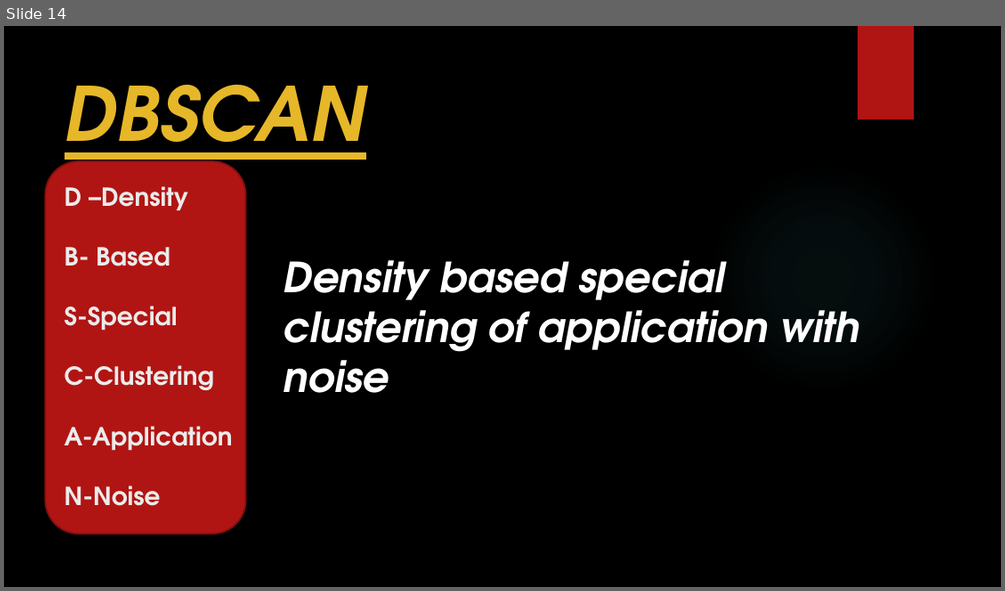
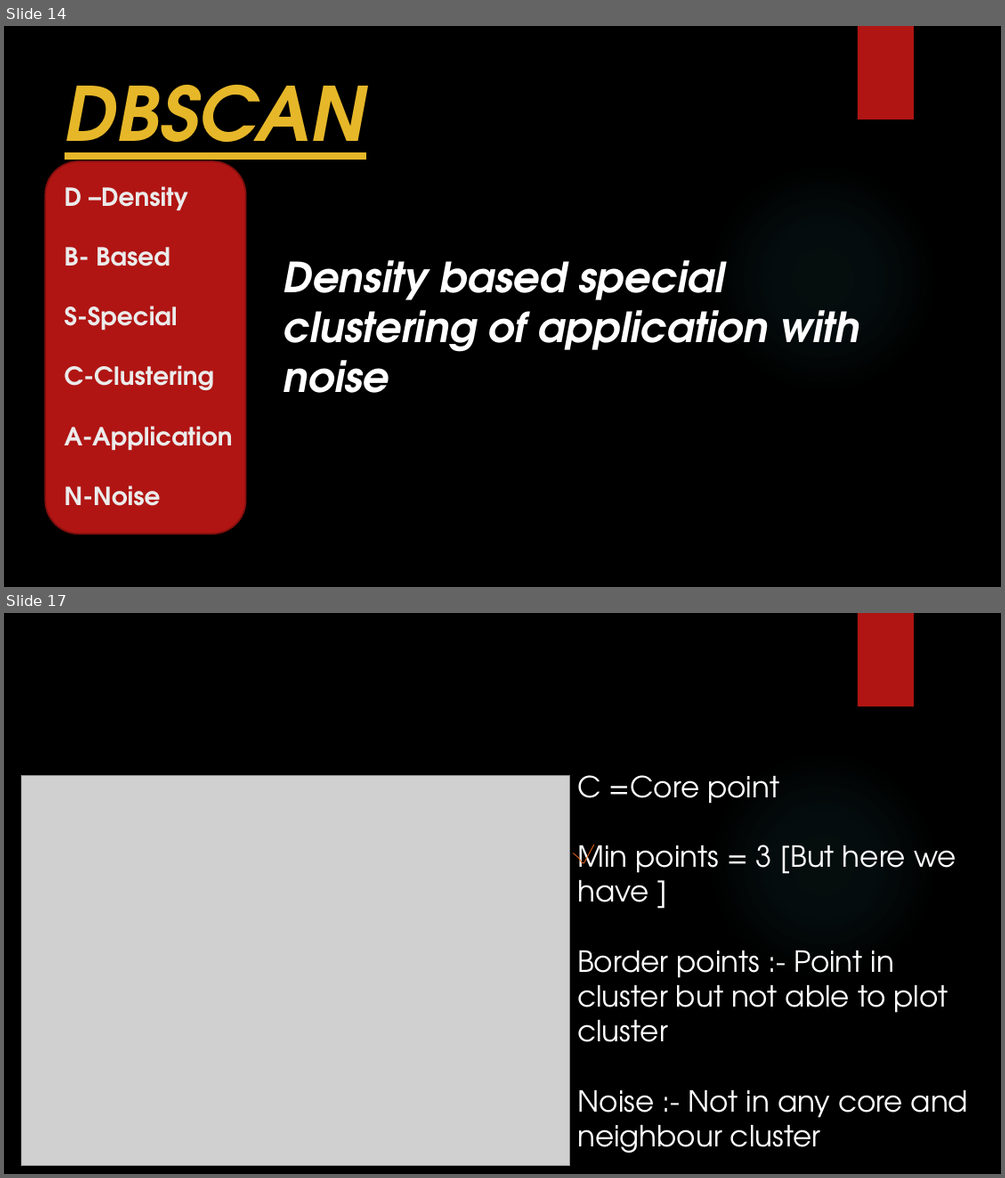
Before and after one commit to Iant011/Unsupervised_Semi, a slide deck: Clustring.pptx. Shown one above the other, each under a label of ours: slide 14 before the commit, slides 14 and 17 after it; the slides between them are not shown. The pictures are 1005x591 and 1005x1178 pixels, drawn with LibreOffice and Linux fonts; fonts in the diff are those of the drawing; grey boxes stand for pictures; background and template pictures are left out. Boxes give left, top, right and bottom in pixels: in the first picture for what was removed or moved away, otherwise in the second. Text is boxed around its words. In the diff, an @@ line names an element or a change of style, - is before the commit and + after.

```diff
--- a/Clustring.pptx
+++ b/Clustring.pptx
@@ slide 17 added at bbox=[4, 613, 1001, 1174], background picture (left out); not listed: 2 template elements that a slide beside it also shows @@
@@ picture added at bbox=[21, 776, 570, 1166] @@
@@ text added at bbox=[577, 775, 969, 1152], 28 pt, text #FFFFFF @@
+C =Core point
+Min points = 3 [But here we have ]
+Border points :- Point in cluster but not able to plot cluster
+Noise :- Not in any core and neighbour cluster
@@ freeform shape added at bbox=[573, 844, 594, 863], outline #EA6312 0.75 pt @@
```
Also in this commit, not shown: 7 other slides added.
